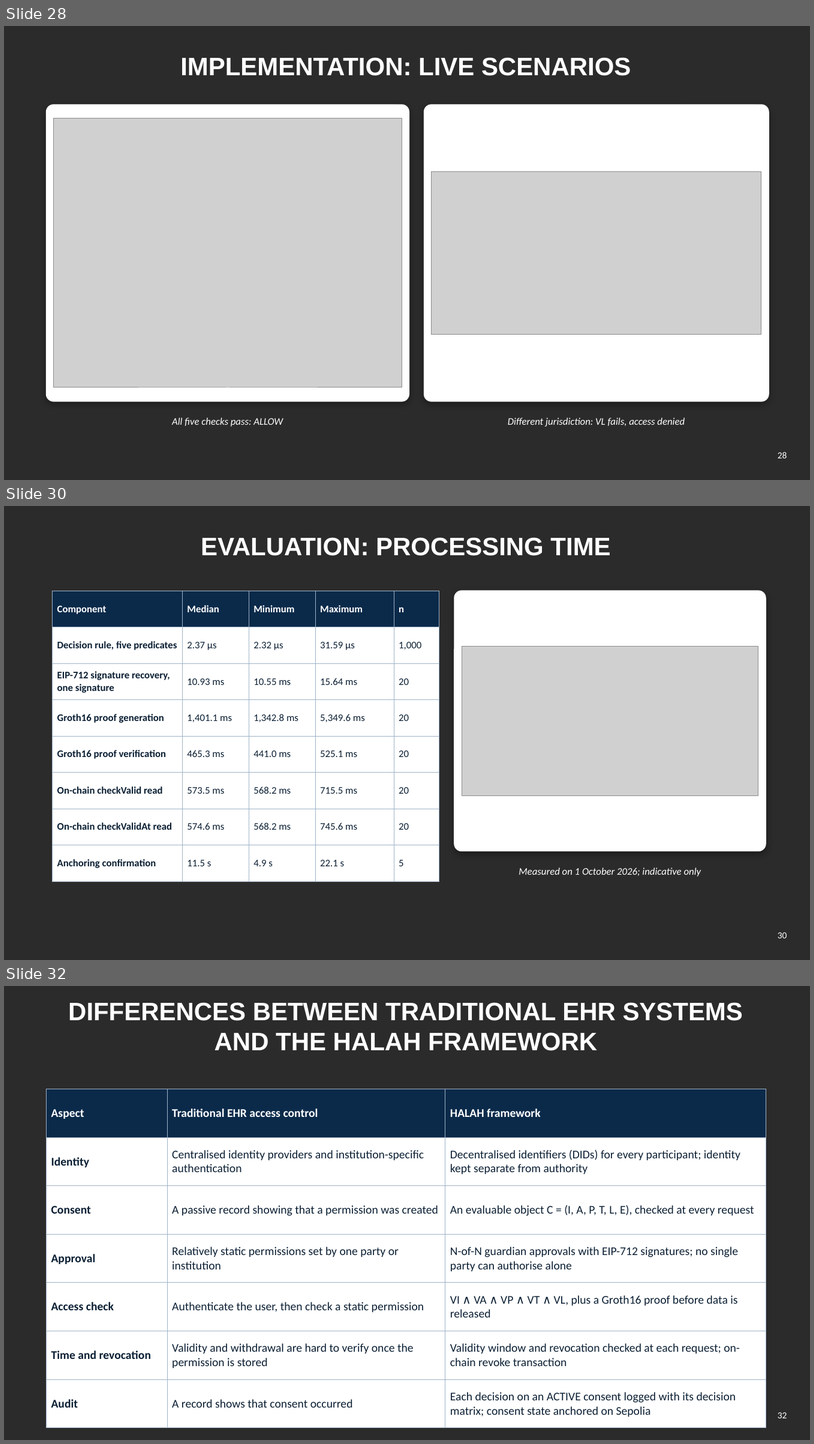
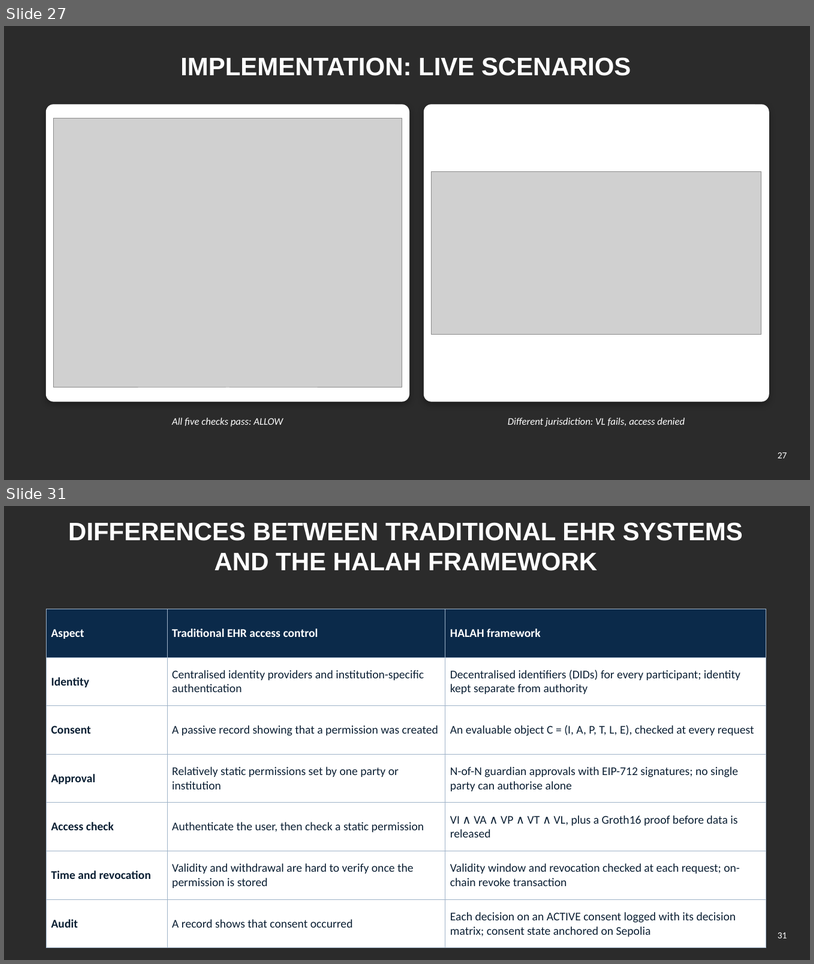
Before and after one commit to yasir12345678900/HealthRWA-Sepolia-Personal-try, a slide deck: docs/Yasir_CA2_Reassessment_Slides.pptx. Shown one above the other, each under a label of ours: slides 28, 30 and 32 before the commit, slides 27 and 31 after it; the slides between them are not shown. The pictures are 814x1444 and 814x964 pixels, drawn with LibreOffice and Linux fonts; fonts in the diff are those of the drawing; grey boxes stand for pictures; background and template pictures are left out; a plain dark background stands for a picture behind light text. Boxes give left, top, right and bottom in pixels: in the first picture for what was removed or moved away, otherwise in the second. Text is boxed around its words. In the diff, an @@ line names an element or a change of style, - is before the commit and + after.

```diff
--- a/docs/Yasir_CA2_Reassessment_Slides.pptx
+++ b/docs/Yasir_CA2_Reassessment_Slides.pptx
@@ slide 30 removed at (4, 506, 810, 960), background picture (left out) @@
@@ title removed at (201, 537, 611, 556) @@
-EVALUATION: PROCESSING TIME
@@ table removed at (53, 591, 440, 870), 8 rows, 5 columns @@
-Component | Median | Minimum | Maximum | n
-Decision rule, five predicates | 2.37 µs | 2.32 µs | 31.59 µs | 1,000
-EIP-712 signature recovery, one signature | 10.93 ms | 10.55 ms | 15.64 ms | 20
-Groth16 proof generation | 1,401.1 ms | 1,342.8 ms | 5,349.6 ms | 20
-Groth16 proof verification | 465.3 ms | 441.0 ms | 525.1 ms | 20
-On-chain checkValid read | 573.5 ms | 568.2 ms | 715.5 ms | 20
-On-chain checkValidAt read | 574.6 ms | 568.2 ms | 745.6 ms | 20
-Anchoring confirmation | 11.5 s | 4.9 s | 22.1 s | 5
@@ rounded rectangle removed at (455, 591, 766, 851) @@
@@ picture removed at (462, 646, 759, 796) @@
@@ text removed at (519, 867, 702, 876) @@
-Measured on 1 October 2026; indicative only
@@ page number removed at (778, 932, 788, 938) @@
-30
@@ what was slide 28 is now slide 27 @@
@@ page number at (778, 452, 788, 458): text changed @@
-28
+27
@@ what was slide 32 is now slide 31 @@
@@ page number at (778, 932, 788, 938): text changed @@
-32
+31
```
Also in this commit, not shown: 2 slides changed, 1 slide added, 1 other slide removed.
